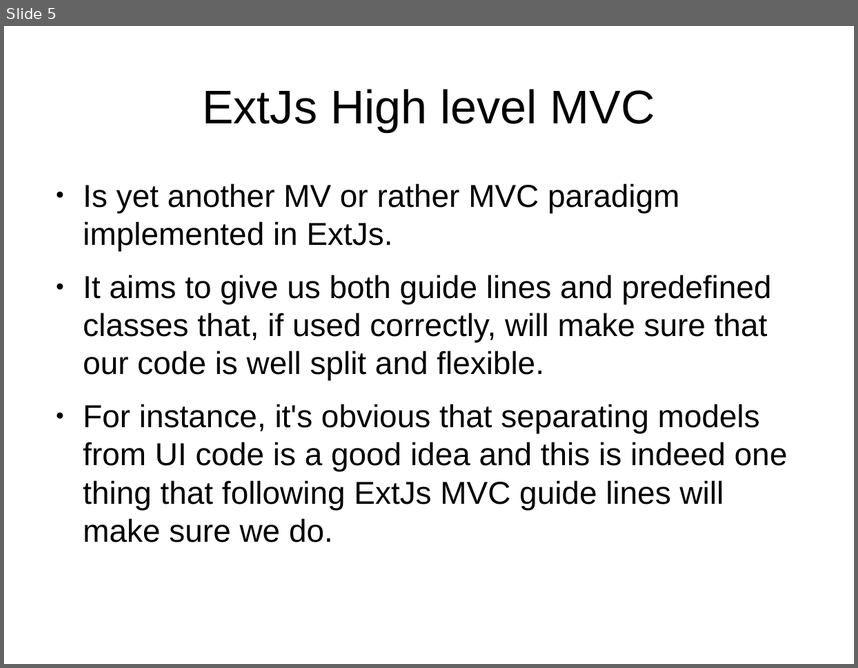
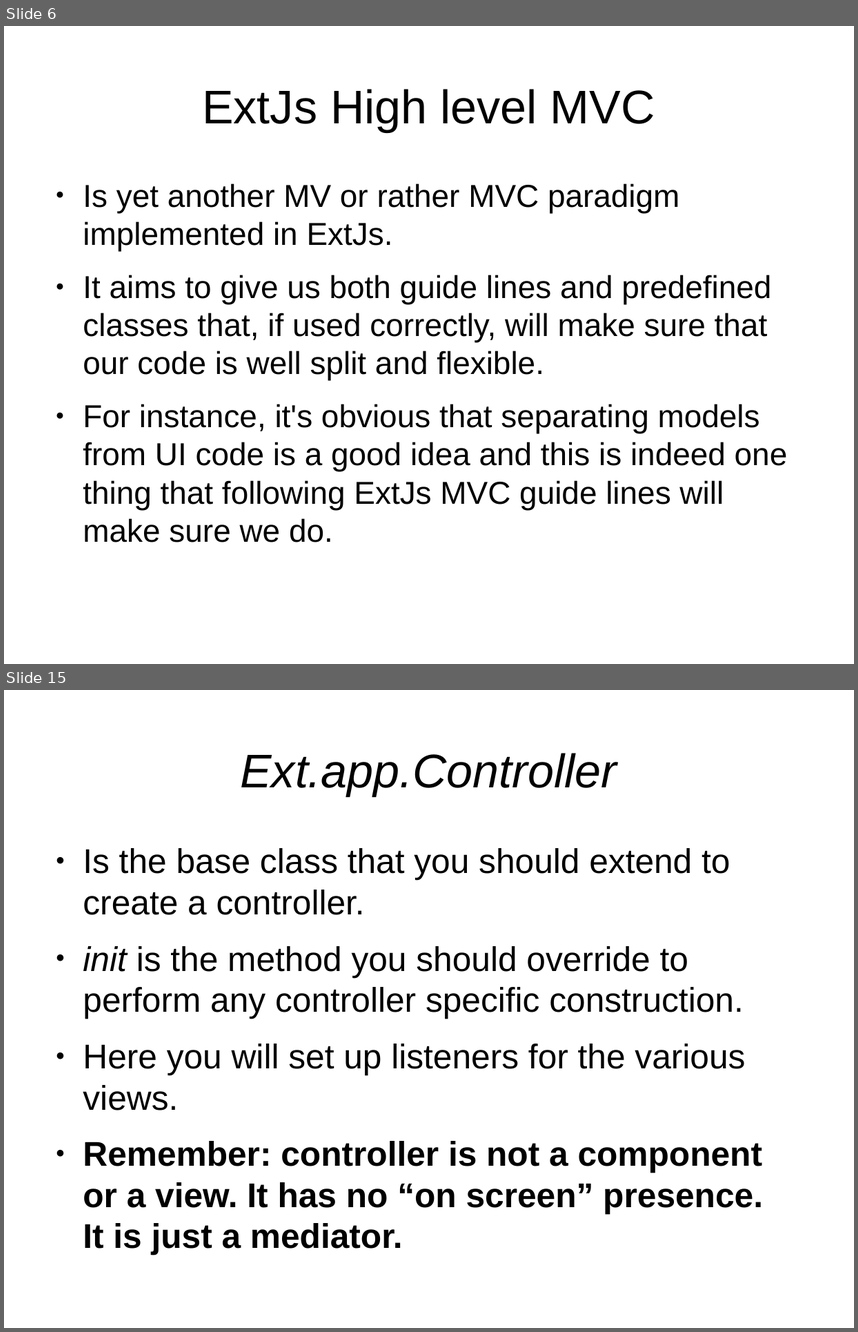
Before and after one commit to veltzer/demos, a slide deck: javascript/extjs/doc/extjs_mvc.odp. Shown one above the other, each under a label of ours: slide 5 before the commit, slides 6 and 15 after it; the slides between them are not shown. The pictures are 858x668 and 858x1332 pixels, drawn with LibreOffice and Linux fonts; fonts in the diff are those of the drawing. Boxes give left, top, right and bottom in pixels: in the first picture for what was removed or moved away, otherwise in the second. Text is boxed around its words. In the diff, an @@ line names an element or a change of style, - is before the commit and + after.

```diff
--- a/javascript/extjs/doc/extjs_mvc.odp
+++ b/javascript/extjs/doc/extjs_mvc.odp
@@ slide 15 added at bbox=[4, 690, 854, 1328], background #FFFFFF @@
@@ title added at bbox=[240, 753, 617, 796], 44 pt, text #000000, italic @@
+Ext.app.Controller
@@ text added at bbox=[83, 848, 763, 1213], 32 pt, text #000000 @@
+● Is the base class that you should extend to create a controller.
+● init is the method you should override to perform any controller specific construction.
+● Here you will set up listeners for the various views.
+● Remember: controller is not a component or a view. It has no “on screen” presence. It is just a mediator.
@@ what was slide 5 is now slide 6 @@
```
Also in this commit, not shown: 1 slide changed, 18 other slides added, 3 other files.
